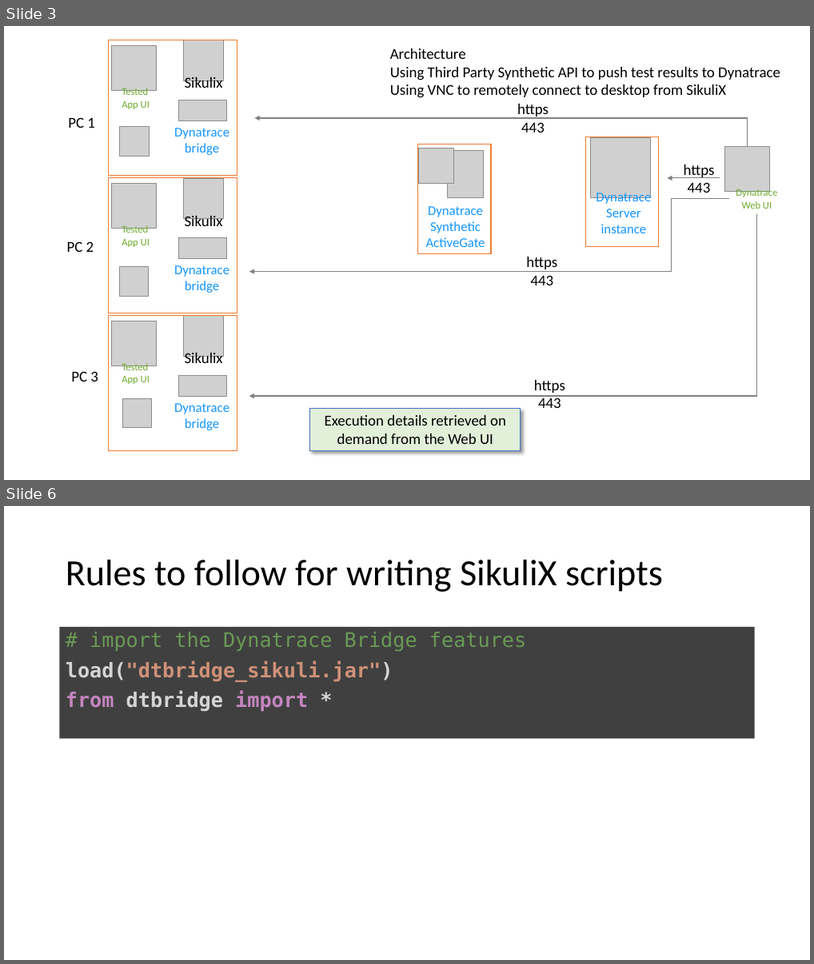
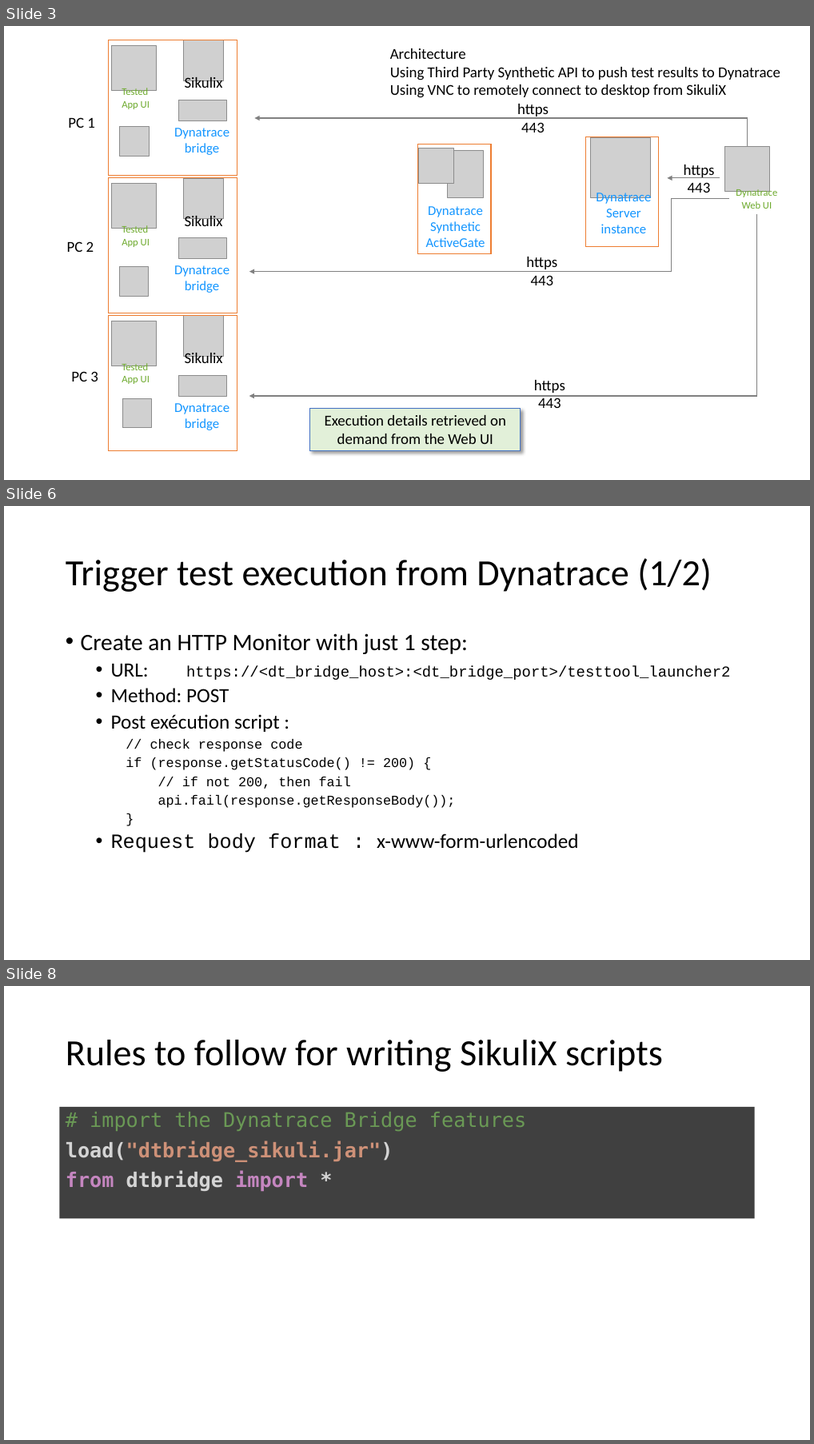
Before and after one commit to LO-RAN/dt_sikulix_bridge, a slide deck: documentation/dt_sikulix_bridge.pptx. Shown one above the other, each under a label of ours: slides 3 and 6 before the commit, slides 3, 6 and 8 after it; the slides between them are not shown. The pictures are 814x964 and 814x1444 pixels, drawn with LibreOffice and Linux fonts; fonts in the diff are those of the drawing; grey boxes stand for pictures; background and template pictures are left out. Boxes give left, top, right and bottom in pixels: in the first picture for what was removed or moved away, otherwise in the second. Text is boxed around its words. In the diff, an @@ line names an element or a change of style, - is before the commit and + after.

```diff
--- a/documentation/dt_sikulix_bridge.pptx
+++ b/documentation/dt_sikulix_bridge.pptx
@@ slide 6 added at (4, 506, 810, 960), background #FFFFFF @@
@@ title added at (66, 558, 712, 592), 44 pt, text #000000 @@
+Trigger test execution from Dynatrace (1/2)
@@ text added at (81, 633, 730, 852), 16 pt, text #000000 @@
+• Create an HTTP Monitor with just 1 step:
+  • URL: https://<dt_bridge_host>:<dt_bridge_port>/testtool_launcher2
+  • Method: POST
+  • Post exécution script :
+    // check response code
+    if (response.getStatusCode() != 200) {
+    // if not 200, then fail
+    api.fail(response.getResponseBody());
+    }
+  • Request body format : x-www-form-urlencoded
@@ what was slide 6 is now slide 8 @@
```
Also in this commit, not shown: 10 slides changed, 1 other slide added, 4 slides removed.
